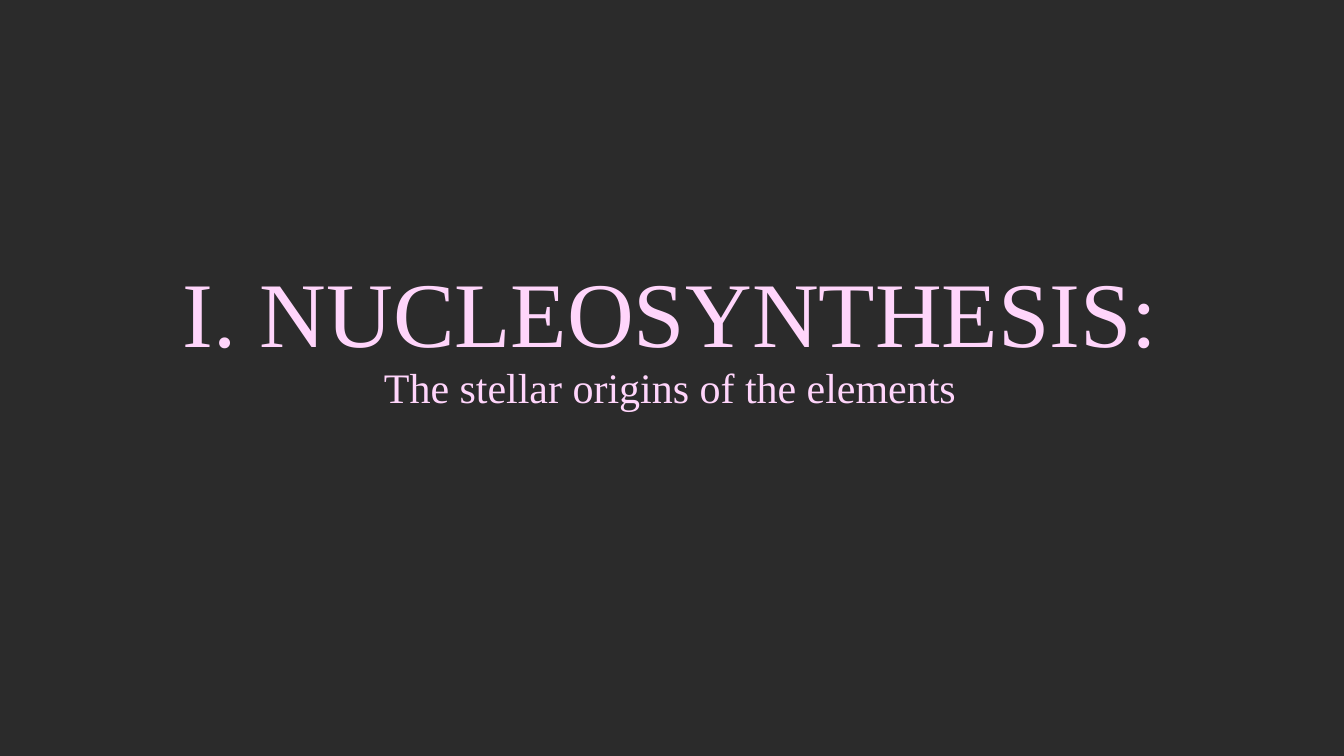
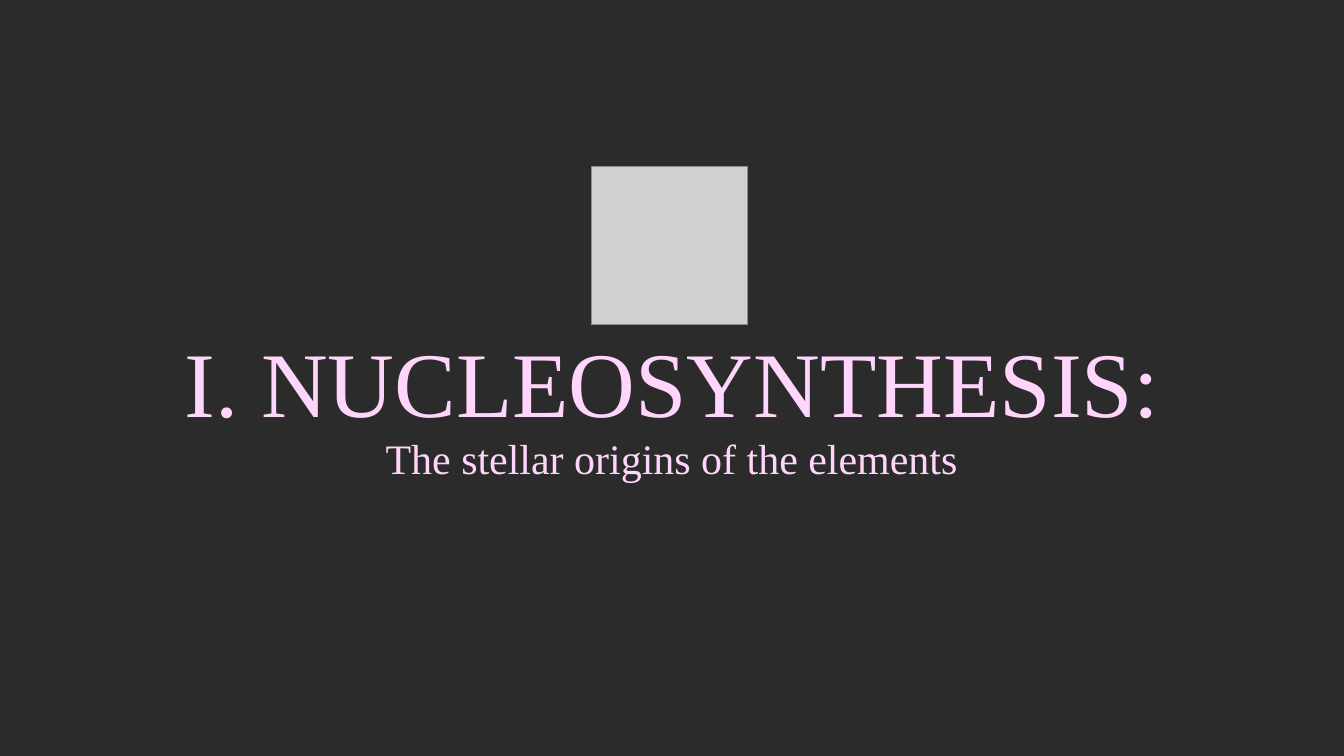
Before and after one commit to giulia-cinquegrana/bridgce2026-stellar-nucleosynthesis, a slide deck: slide 1 of Lectures/all_slides.pptx. Drawn at 1344x756 pixels with LibreOffice and Linux fonts; fonts in the diff are those of the drawing; grey boxes stand for pictures; background and template pictures are left out; a plain dark background stands for a picture behind light text. Boxes give left, top, right and bottom in pixels: in the first picture for what was removed or moved away, otherwise in the second. Text is boxed around its words. In the diff, an @@ line names an element or a change of style, - is before the commit and + after.

```diff
--- a/Lectures/all_slides.pptx
+++ b/Lectures/all_slides.pptx
@@ picture added at <box>592,167,748,326</box> @@
@@ text "I. NUCLEOSYNTHESIS:": place and size @@
-text "I. NUCLEOSYNTHESIS:" at <box>183,286,1158,412</box>
+text "I. NUCLEOSYNTHESIS:" at <box>184,356,1159,482</box>
```
Also in this commit, not shown: 11 other slides changed, 1 slide added, 2 other files.
